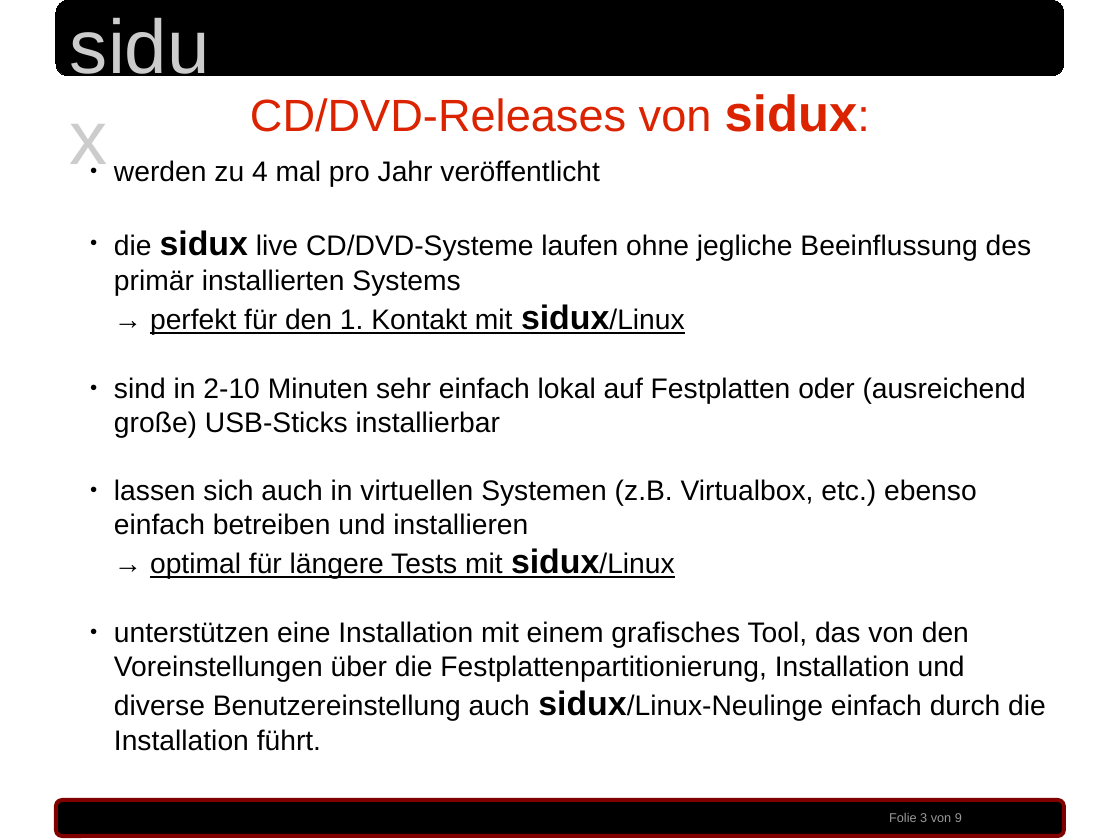
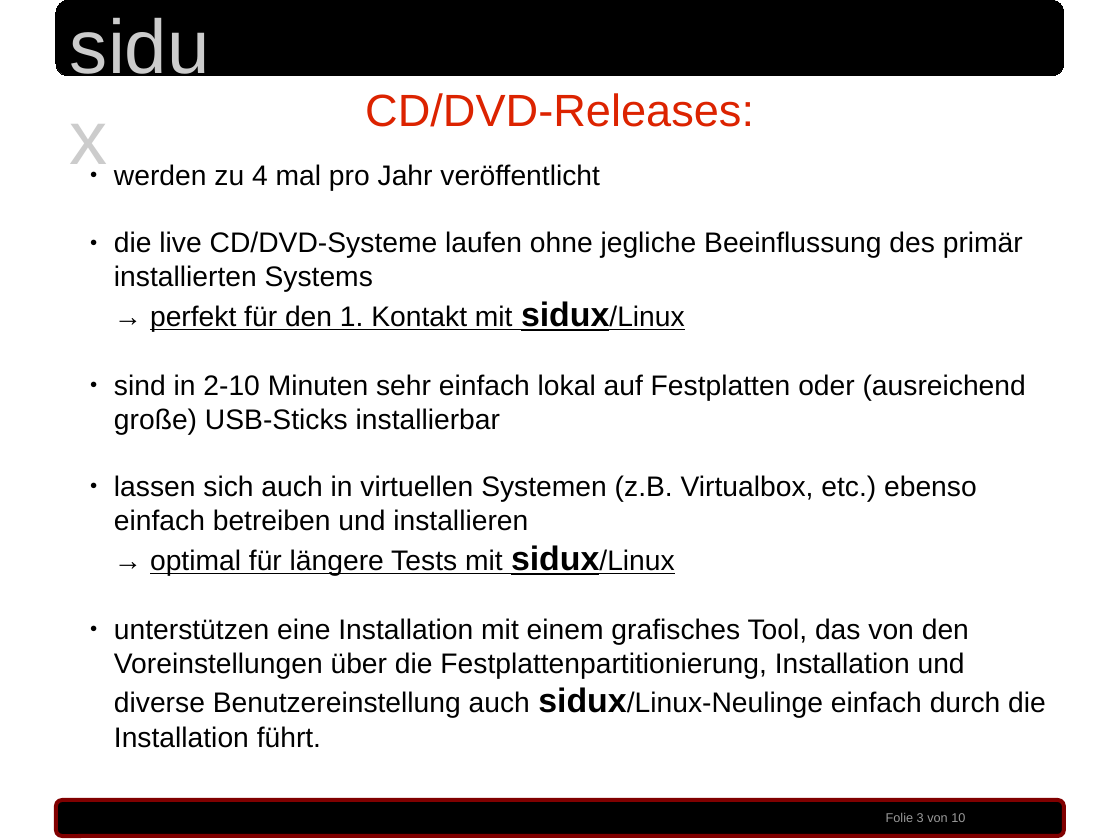
Before and after one commit to sidux-ev/praesentation, a slide deck: slide 3 of bin/froscon_2010.odp. Drawn at 1120x840 pixels with LibreOffice and Linux fonts; fonts in the diff are those of the drawing; background and template pictures are left out. Boxes give left, top, right and bottom in pixels: in the first picture for what was removed or moved away, otherwise in the second. Text is boxed around its words. In the diff, an @@ line names an element or a change of style, - is before the commit and + after.

Commit message:
text in odp eingesetzt

```diff
--- a/bin/froscon_2010.odp
+++ b/bin/froscon_2010.odp
@@ text at <box>365,93,754,127</box>: text changed @@
-CD/DVD-Releases von sidux:
+CD/DVD-Releases:
@@ text at <box>114,231,1023,332</box>: text changed @@
-  ● die sidux live CD/DVD-Systeme laufen ohne jegliche Beeinflussung des primär installierten Systems
-    → perfekt für den 1. Kontakt mit sidux/Linux
+  ● die live CD/DVD-Systeme laufen ohne jegliche Beeinflussung des primär installierten Systems
+    → perfekt für den 1. Kontakt mit sidux/Linux
@@ text at <box>886,813,965,822</box>: text changed @@
-Folie 3 von 9
+Folie 3 von 10
```
Also in this commit, not shown: 7 other slides changed, 1 slide added.
